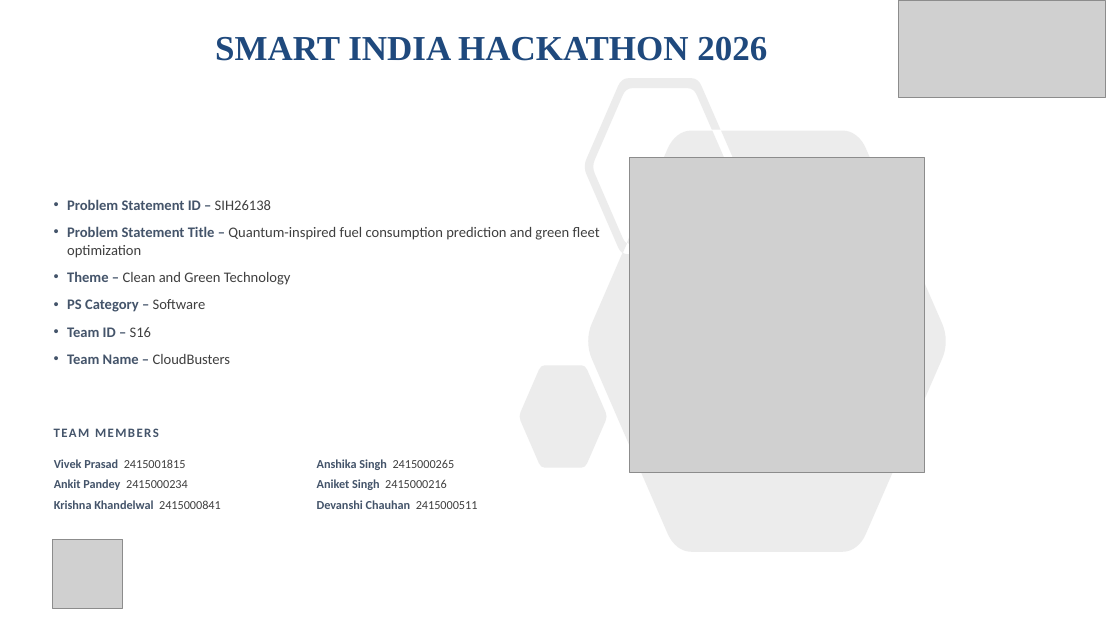
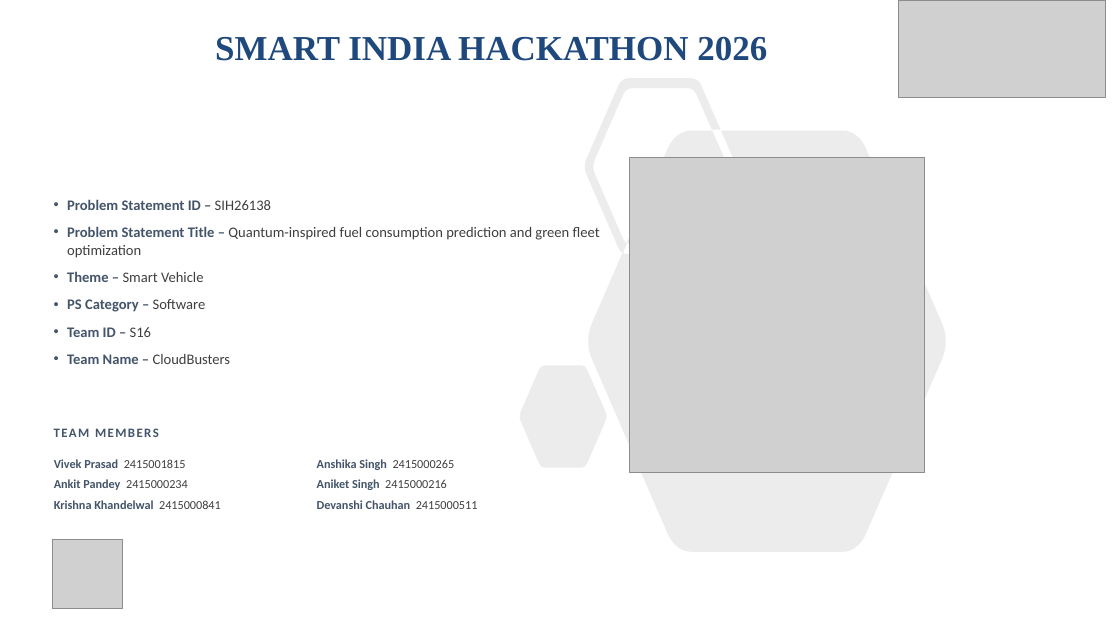
Before and after one commit to vivek1234-byte/Qfleet_Optimization, a slide deck: slide 1 of QFleet_SIH26138_CloudBusters.pptx. Drawn at 1120x630 pixels with LibreOffice and Linux fonts; fonts in the diff are those of the drawing; grey boxes stand for pictures. Boxes give left, top, right and bottom in pixels: in the first picture for what was removed or moved away, otherwise in the second. Text is boxed around its words. In the diff, an @@ line names an element or a change of style, - is before the commit and + after.

```diff
--- a/QFleet_SIH26138_CloudBusters.pptx
+++ b/QFleet_SIH26138_CloudBusters.pptx
@@ text at (67, 271, 204, 282): text changed @@
-• Theme – Clean and Green Technology
+• Theme – Smart Vehicle
```
Also in this commit, not shown: 9 other files.
